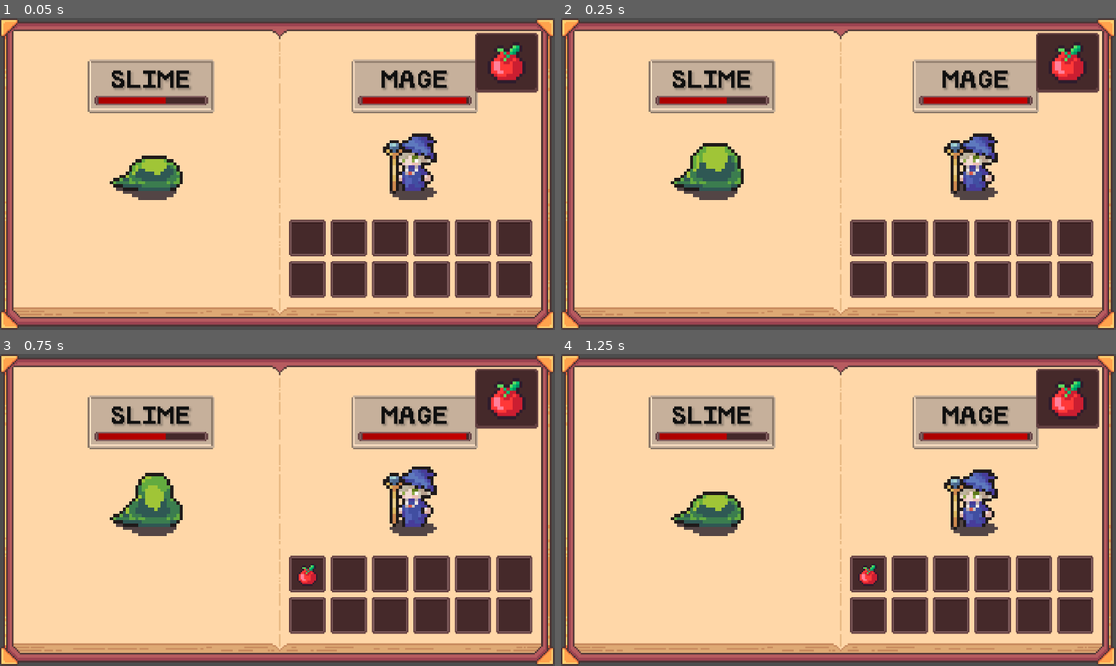
Above: before the commit, frames 1-4 (two rows, left to right).
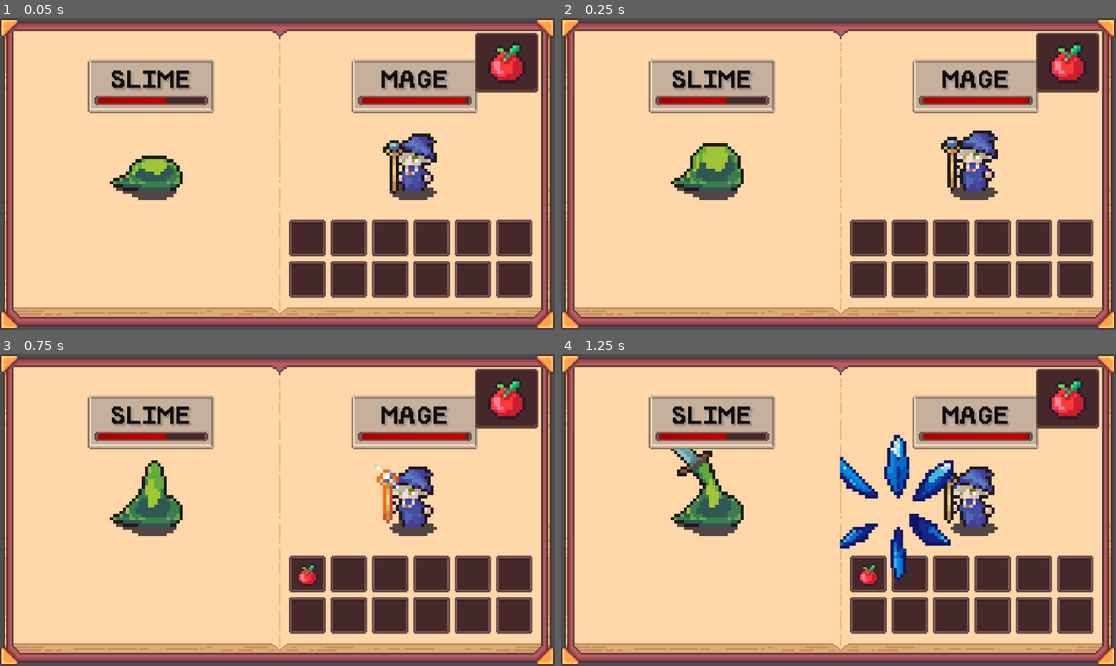
Above: after the commit, the same moments.

Repository: Blortlett/GodotIdle
Game: Godot game, scene res://Scenes/GuiNode.tscn
The game is run twice, just before and just after one commit, with the same random seed, the same clock (stepped at 60 frames per second) and the same inputs.
Inputs (mouse positions are in pixels of both pictures, inside the frame that each line leads up to):
- Up to frame 1 (0.05 s): no input
- Up to frame 2 (0.25 s): no input
- Up to frame 3 (0.75 s): click (505, 397) at 0.5 s
- Up to frame 4 (1.25 s): no input

Frame 1 is identical in both runs. In frame 2, 1.0% of the frame differs, in the area x 30-79%, y 36-57%; in frame 3, 1.5%; in frame 4, 4.7%, in the area x 19-79%, y 25-73%.

Commit message:
Attack animations now play but don't stop...

Diff:
--- a/Character/Sprites/BadGuys/sprfSlime.tres
+++ b/Character/Sprites/BadGuys/sprfSlime.tres
@@ -1,6 +1,78 @@
-[gd_resource type="SpriteFrames" load_steps=8 format=3 uid="uid://ck6sjg3apgjg1"]
+[gd_resource type="SpriteFrames" load_steps=26 format=3 uid="uid://ck6sjg3apgjg1"]
 
 [ext_resource type="Texture2D" uid="uid://bw5o1w4ykyhb2" path="res://Art/Characters/Enemies/Slime.png" id="1_km3h6"]
+
+[sub_resource type="AtlasTexture" id="AtlasTexture_km3h6"]
+atlas = ExtResource("1_km3h6")
+region = Rect2(0, 200, 100, 100)
+
+[sub_resource type="AtlasTexture" id="AtlasTexture_jpv3t"]
+atlas = ExtResource("1_km3h6")
+region = Rect2(100, 200, 100, 100)
+
+[sub_resource type="AtlasTexture" id="AtlasTexture_rfcfw"]
+atlas = ExtResource("1_km3h6")
+region = Rect2(200, 200, 100, 100)
+
+[sub_resource type="AtlasTexture" id="AtlasTexture_0defg"]
+atlas = ExtResource("1_km3h6")
+region = Rect2(300, 200, 100, 100)
+
+[sub_resource type="AtlasTexture" id="AtlasTexture_108p7"]
+atlas = ExtResource("1_km3h6")
+region = Rect2(400, 200, 100, 100)
+
+[sub_resource type="AtlasTexture" id="AtlasTexture_flf7u"]
+atlas = ExtResource("1_km3h6")
+region = Rect2(500, 200, 100, 100)
+
+[sub_resource type="AtlasTexture" id="AtlasTexture_27xcy"]
+atlas = ExtResource("1_km3h6")
+region = Rect2(0, 300, 100, 100)
+
+[sub_resource type="AtlasTexture" id="AtlasTexture_7gmkp"]
+atlas = ExtResource("1_km3h6")
+region = Rect2(100, 300, 100, 100)
+
+[sub_resource type="AtlasTexture" id="AtlasTexture_graec"]
+atlas = ExtResource("1_km3h6")
+region = Rect2(200, 300, 100, 100)
+
+[sub_resource type="AtlasTexture" id="AtlasTexture_gkyfg"]
+atlas = ExtResource("1_km3h6")
+region = Rect2(300, 300, 100, 100)
+
+[sub_resource type="AtlasTexture" id="AtlasTexture_fbijo"]
+atlas = ExtResource("1_km3h6")
+region = Rect2(400, 300, 100, 100)
+
+[sub_resource type="AtlasTexture" id="AtlasTexture_y5a5a"]
+atlas = ExtResource("1_km3h6")
+region = Rect2(500, 300, 100, 100)
+
+[sub_resource type="AtlasTexture" id="AtlasTexture_7iulq"]
+atlas = ExtResource("1_km3h6")
+region = Rect2(600, 300, 100, 100)
+
+[sub_resource type="AtlasTexture" id="AtlasTexture_uaj2l"]
+atlas = ExtResource("1_km3h6")
+region = Rect2(700, 300, 100, 100)
+
+[sub_resource type="AtlasTexture" id="AtlasTexture_8s3h8"]
+atlas = ExtResource("1_km3h6")
+region = Rect2(800, 300, 100, 100)
+
+[sub_resource type="AtlasTexture" id="AtlasTexture_siim0"]
+atlas = ExtResource("1_km3h6")
+region = Rect2(900, 300, 100, 100)
+
+[sub_resource type="AtlasTexture" id="AtlasTexture_2adci"]
+atlas = ExtResource("1_km3h6")
+region = Rect2(1000, 300, 100, 100)
+
+[sub_resource type="AtlasTexture" id="AtlasTexture_h00lo"]
+atlas = ExtResource("1_km3h6")
+region = Rect2(1100, 300, 100, 100)
 
 [sub_resource type="AtlasTexture" id="AtlasTexture_k1fmg"]
 atlas = ExtResource("1_km3h6")
@@ -30,6 +102,70 @@
 animations = [{
 "frames": [{
 "duration": 1.0,
+"texture": SubResource("AtlasTexture_km3h6")
+}, {
+"duration": 1.0,
+"texture": SubResource("AtlasTexture_jpv3t")
+}, {
+"duration": 1.0,
+"texture": SubResource("AtlasTexture_rfcfw")
+}, {
+"duration": 1.0,
+"texture": SubResource("AtlasTexture_0defg")
+}, {
+"duration": 1.0,
+"texture": SubResource("AtlasTexture_108p7")
+}, {
+"duration": 1.0,
+"texture": SubResource("AtlasTexture_flf7u")
+}],
+"loop": true,
+"name": &"Attack1",
+"speed": 5.0
+}, {
+"frames": [{
+"duration": 1.0,
+"texture": SubResource("AtlasTexture_27xcy")
+}, {
+"duration": 1.0,
+"texture": SubResource("AtlasTexture_7gmkp")
+}, {
+"duration": 1.0,
+"texture": SubResource("AtlasTexture_graec")
+}, {
+"duration": 1.0,
+"texture": SubResource("AtlasTexture_gkyfg")
+}, {
+"duration": 1.0,
+"texture": SubResource("AtlasTexture_fbijo")
+}, {
+"duration": 1.0,
+"texture": SubResource("AtlasTexture_y5a5a")
+}, {
+"duration": 1.0,
+"texture": SubResource("AtlasTexture_7iulq")
+}, {
+"duration": 1.0,
+"texture": SubResource("AtlasTexture_uaj2l")
+}, {
+"duration": 1.0,
+"texture": SubResource("AtlasTexture_8s3h8")
+}, {
+"duration": 1.0,
+"texture": SubResource("AtlasTexture_siim0")
+}, {
+"duration": 1.0,
+"texture": SubResource("AtlasTexture_2adci")
+}, {
+"duration": 1.0,
+"texture": SubResource("AtlasTexture_h00lo")
+}],
+"loop": true,
+"name": &"Attack2",
+"speed": 5.0
+}, {
+"frames": [{
+"duration": 1.0,
 "texture": SubResource("AtlasTexture_k1fmg")
 }, {
 "duration": 1.0,
--- a/Character/Sprites/GoodGuys/sprfMage.tres
+++ b/Character/Sprites/GoodGuys/sprfMage.tres
@@ -1,6 +1,94 @@
-[gd_resource type="SpriteFrames" load_steps=8 format=3 uid="uid://p1na7ynjh28j"]
+[gd_resource type="SpriteFrames" load_steps=30 format=3 uid="uid://p1na7ynjh28j"]
 
 [ext_resource type="Texture2D" uid="uid://803qmipc8ecv" path="res://Art/Characters/Heroes/Wizard.png" id="1_fpt4t"]
+
+[sub_resource type="AtlasTexture" id="AtlasTexture_fpt4t"]
+atlas = ExtResource("1_fpt4t")
+region = Rect2(0, 200, 100, 100)
+
+[sub_resource type="AtlasTexture" id="AtlasTexture_r4mpv"]
+atlas = ExtResource("1_fpt4t")
+region = Rect2(100, 200, 100, 100)
+
+[sub_resource type="AtlasTexture" id="AtlasTexture_sjy4y"]
+atlas = ExtResource("1_fpt4t")
+region = Rect2(200, 200, 100, 100)
+
+[sub_resource type="AtlasTexture" id="AtlasTexture_2w8hg"]
+atlas = ExtResource("1_fpt4t")
+region = Rect2(300, 200, 100, 100)
+
+[sub_resource type="AtlasTexture" id="AtlasTexture_btqb7"]
+atlas = ExtResource("1_fpt4t")
+region = Rect2(400, 200, 100, 100)
+
+[sub_resource type="AtlasTexture" id="AtlasTexture_yj7ti"]
+atlas = ExtResource("1_fpt4t")
+region = Rect2(500, 200, 100, 100)
+
+[sub_resource type="AtlasTexture" id="AtlasTexture_kry6d"]
+atlas = ExtResource("1_fpt4t")
+region = Rect2(600, 200, 100, 100)
+
+[sub_resource type="AtlasTexture" id="AtlasTexture_pyowx"]
+atlas = ExtResource("1_fpt4t")
+region = Rect2(700, 200, 100, 100)
+
+[sub_resource type="AtlasTexture" id="AtlasTexture_wwjhu"]
+atlas = ExtResource("1_fpt4t")
+region = Rect2(800, 200, 100, 100)
+
+[sub_resource type="AtlasTexture" id="AtlasTexture_npv4q"]
+atlas = ExtResource("1_fpt4t")
+region = Rect2(900, 200, 100, 100)
+
+[sub_resource type="AtlasTexture" id="AtlasTexture_moyr3"]
+atlas = ExtResource("1_fpt4t")
+region = Rect2(0, 500, 100, 100)
+
+[sub_resource type="AtlasTexture" id="AtlasTexture_ardmp"]
+atlas = ExtResource("1_fpt4t")
+region = Rect2(100, 500, 100, 100)
+
+[sub_resource type="AtlasTexture" id="AtlasTexture_fnjwg"]
+atlas = ExtResource("1_fpt4t")
+region = Rect2(200, 500, 100, 100)
+
+[sub_resource type="AtlasTexture" id="AtlasTexture_t4dam"]
+atlas = ExtResource("1_fpt4t")
+region = Rect2(300, 500, 100, 100)
+
+[sub_resource type="AtlasTexture" id="AtlasTexture_ijfsw"]
+atlas = ExtResource("1_fpt4t")
+region = Rect2(400, 500, 100, 100)
+
+[sub_resource type="AtlasTexture" id="AtlasTexture_shv1v"]
+atlas = ExtResource("1_fpt4t")
+region = Rect2(500, 500, 100, 100)
+
+[sub_resource type="AtlasTexture" id="AtlasTexture_g12f4"]
+atlas = ExtResource("1_fpt4t")
+region = Rect2(600, 500, 100, 100)
+
+[sub_resource type="AtlasTexture" id="AtlasTexture_fur6p"]
+atlas = ExtResource("1_fpt4t")
+region = Rect2(700, 500, 100, 100)
+
+[sub_resource type="AtlasTexture" id="AtlasTexture_bl0co"]
+atlas = ExtResource("1_fpt4t")
+region = Rect2(800, 500, 100, 100)
+
+[sub_resource type="AtlasTexture" id="AtlasTexture_3hoeo"]
+atlas = ExtResource("1_fpt4t")
+region = Rect2(900, 500, 100, 100)
+
+[sub_resource type="AtlasTexture" id="AtlasTexture_20xqc"]
+atlas = ExtResource("1_fpt4t")
+region = Rect2(1000, 500, 100, 100)
+
+[sub_resource type="AtlasTexture" id="AtlasTexture_jw8pu"]
+atlas = ExtResource("1_fpt4t")
+region = Rect2(1100, 500, 100, 100)
 
 [sub_resource type="AtlasTexture" id="AtlasTexture_0cexi"]
 atlas = ExtResource("1_fpt4t")
@@ -28,6 +116,82 @@
 
 [resource]
 animations = [{
+"frames": [{
+"duration": 1.0,
+"texture": SubResource("AtlasTexture_fpt4t")
+}, {
+"duration": 1.0,
+"texture": SubResource("AtlasTexture_r4mpv")
+}, {
+"duration": 1.0,
+"texture": SubResource("AtlasTexture_sjy4y")
+}, {
+"duration": 1.0,
+"texture": SubResource("AtlasTexture_2w8hg")
+}, {
+"duration": 1.0,
+"texture": SubResource("AtlasTexture_btqb7")
+}, {
+"duration": 1.0,
+"texture": SubResource("AtlasTexture_yj7ti")
+}, {
+"duration": 1.0,
+"texture": SubResource("AtlasTexture_kry6d")
+}, {
+"duration": 1.0,
+"texture": SubResource("AtlasTexture_pyowx")
+}, {
+"duration": 1.0,
+"texture": SubResource("AtlasTexture_wwjhu")
+}, {
+"duration": 1.0,
+"texture": SubResource("AtlasTexture_npv4q")
+}],
+"loop": true,
+"name": &"Attack1",
+"speed": 5.0
+}, {
+"frames": [{
+"duration": 1.0,
+"texture": SubResource("AtlasTexture_moyr3")
+}, {
+"duration": 1.0,
+"texture": SubResource("AtlasTexture_ardmp")
+}, {
+"duration": 1.0,
+"texture": SubResource("AtlasTexture_fnjwg")
+}, {
+"duration": 1.0,
+"texture": SubResource("AtlasTexture_t4dam")
+}, {
+"duration": 1.0,
+"texture": SubResource("AtlasTexture_ijfsw")
+}, {
+"duration": 1.0,
+"texture": SubResource("AtlasTexture_shv1v")
+}, {
+"duration": 1.0,
+"texture": SubResource("AtlasTexture_g12f4")
+}, {
+"duration": 1.0,
+"texture": SubResource("AtlasTexture_fur6p")
+}, {
+"duration": 1.0,
+"texture": SubResource("AtlasTexture_bl0co")
+}, {
+"duration": 1.0,
+"texture": SubResource("AtlasTexture_3hoeo")
+}, {
+"duration": 1.0,
+"texture": SubResource("AtlasTexture_20xqc")
+}, {
+"duration": 1.0,
+"texture": SubResource("AtlasTexture_jw8pu")
+}],
+"loop": true,
+"name": &"Attack2",
+"speed": 5.0
+}, {
 "frames": [{
 "duration": 1.0,
 "texture": SubResource("AtlasTexture_0cexi")
--- a/Character/UI/scrCharacterDisplayUI.gd
+++ b/Character/UI/scrCharacterDisplayUI.gd
@@ -28,5 +28,12 @@
 	CreatureHealthDisplay.value = _PercentValue;
 	print_debug("Updated Health Display!: " + str(_PercentValue));
 
+func PlayAttackAnimation():
+	var HeavyAttack = randi_range(0, 1);
+	if (HeavyAttack == 1):
+		DisplaySprite.play("Attack2");
+	else:
+		DisplaySprite.play("Attack1");
+
 func StopAnimation():
 	DisplaySprite.pause();
--- a/Scripts/scrCombatManager.gd
+++ b/Scripts/scrCombatManager.gd
@@ -17,11 +17,13 @@
 		EnemyAttackTimer -= delta
 		if PlayerAttackTimer <= 0:
 			# Player attack here
+			mInventoryUI.PlayerDisplay.PlayAttackAnimation();
 			ApplyAttackDamage(mCharacterRegister.mActiveCharacter, mCharacterRegister.mActiveEnemyCharacter)
 			# Reset Player attack timer
 			PlayerAttackTimer = mCharacterRegister.mActiveCharacter.AttackSpeed;
 		if EnemyAttackTimer <= 0:
 			#Enemy attack here
+			mInventoryUI.EnemyDisplay.PlayAttackAnimation();
 			ApplyAttackDamage(mCharacterRegister.mActiveEnemyCharacter, mCharacterRegister.mActiveCharacter)
 			# Reset Enemy attack timer
 			EnemyAttackTimer = mCharacterRegister.mActiveEnemyCharacter.AttackSpeed;
